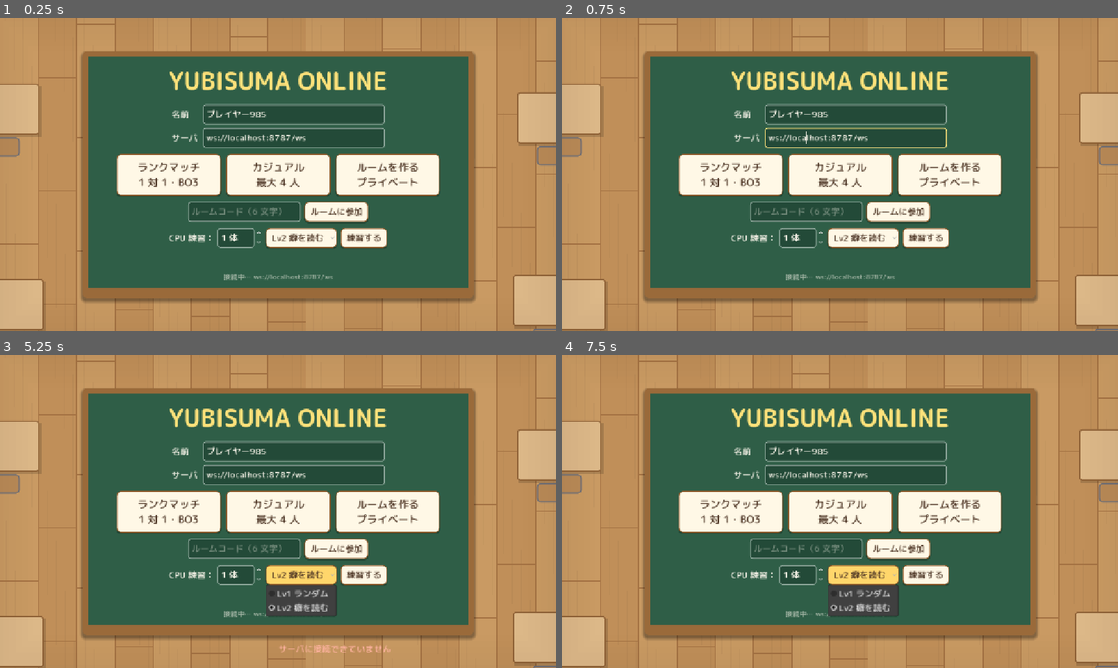
Above: before the commit, frames 1-4 (two rows, left to right).
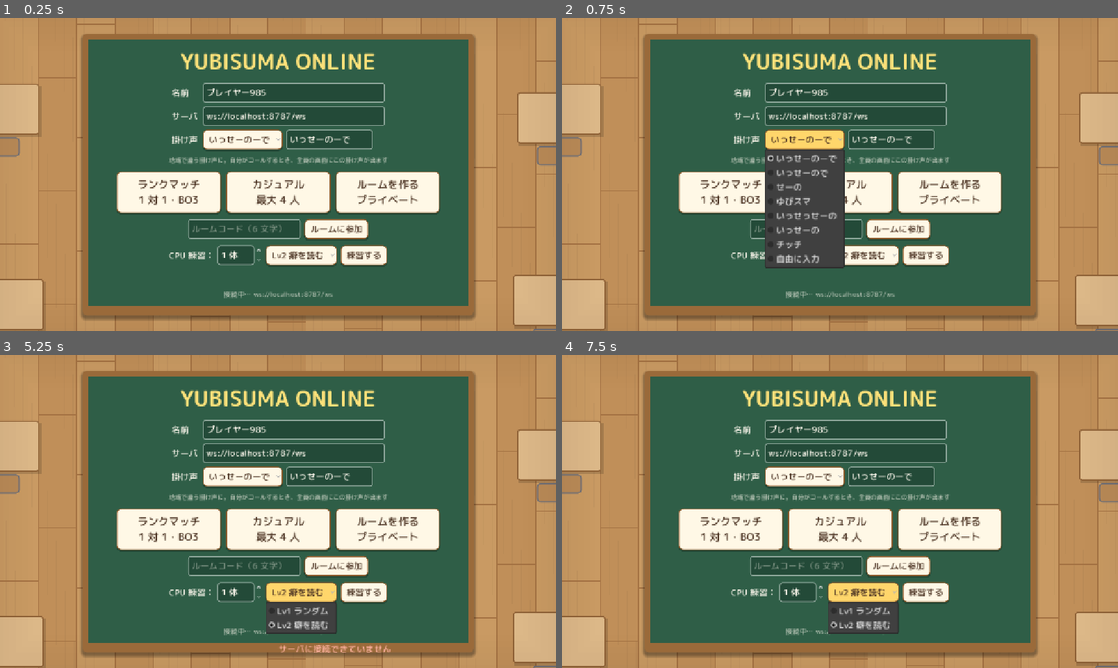
Above: after the commit, the same moments.

Repository: Teanyq/share_ai_reserch
Game: Godot game, scene res://scenes/main.tscn
The game is run twice, just before and just after one commit, with the same random seed, the same clock (stepped at 60 frames per second) and the same inputs.
Inputs (mouse positions are in pixels of both pictures, inside the frame that each line leads up to):
- Up to frame 1 (0.25 s): no input
- Up to frame 2 (0.75 s): click (806, 140) at 0.5 s, where only the run after the commit has a clickable "いっせーのーで"
- Up to frame 3 (5.25 s): click "練習する" at 1.25 s; click "ランクマッチ 1 対 1・BO3" at 2 s; click "カジュアル 最大 4 人" at 2.75 s; click "ルームを作る プライベート" at 3.5 s; click "ルームに参加" at 4.25 s; click "Lv2 癖を読む" at 5 s
- Up to frame 4 (7.5 s): tap Enter at 5.75, 5.85, 7.25 s; hold D 5.78-6.53 s; tap Space at 6.02, 6.5, 6.77 s; hold A 6.53-7.28 s; tap Keypad Enter at 6.6 s; hold D from 7.28 s (still down); tap 0 at 7.35 s

The runs differ from the first frame. In frame 1, 28% of the frame differs, in the area x 14-86%, y 5-97%; in frame 2, 31%; in frame 3, 29%; in frame 4, 29%.

Commit message:
掛け声の演出と個人設定、親指の太さを調整
- 公開時に掛け声を 1 文字ずつ表示、こぶしを上下に振り、数字がドン！と出てから手を開く演出
- 掛け声はプレイヤーごとの設定（プリセット＋自由入力、12 文字まで）。コールした人の掛け声が全員に出る
- CPU は掛け声をランダムに持つ。ロビーに各自の掛け声を表示
- 親指の幅を中間（19px）に
- 公開中の黒板・名札のコール表示を「今回コールした人」に合わせる

Co-Authored-By: Claude Opus 5.5 <noreply@anthropic.com>
Claude-Session: https://claude.ai/code/session_01MNknjFmWwA96ricZXoD5dg

Diff:
--- a/yubisuma/client/scripts/hand_view.gd
+++ b/yubisuma/client/scripts/hand_view.gd
@@ -24,10 +24,18 @@
 		queue_redraw()
 
 var _twitch := 0.0
+var _pump := 0.0
+var _pump_len := 1.0
 
 
 func _ready() -> void:
 	mouse_filter = Control.MOUSE_FILTER_IGNORE
+
+
+## 掛け声に合わせてこぶしを上下に振る
+func pump(sec: float) -> void:
+	_pump = sec
+	_pump_len = sec
 
 
 ## 相手が入力を変えた瞬間の「ピクッ」演出（値は分からない）
@@ -38,6 +46,9 @@
 func _process(delta: float) -> void:
 	if _twitch > 0.0:
 		_twitch = maxf(0.0, _twitch - delta * 5.0)
+		queue_redraw()
+	if _pump > 0.0:
+		_pump = maxf(0.0, _pump - delta)
 		queue_redraw()
 
 
@@ -53,9 +64,11 @@
 	var x0 := (w - total_w) / 2
 	var y0 := h - fist.y - 44
 	var shake := sin(_twitch * 40.0) * 4.0 * _twitch
+	# 上下に 3 回振る（最後はぴたっと止まる）
+	var bob := -absf(sin((_pump_len - _pump) / _pump_len * PI * 3.0)) * 12.0 if _pump > 0.0 else 0.0
 	for i in hands:
 		var up := thumbs_up >= 0 and i < thumbs_up
-		var pos := Vector2(x0 + i * (fist.x + gap) + shake, y0)
+		var pos := Vector2(x0 + i * (fist.x + gap) + shake, y0 + bob)
 		_draw_arm(pos, fist, h)
 		_draw_fist(pos, fist, up, i == 0 and hands == 2)
 	if thumbs_up < 0:
@@ -85,15 +98,15 @@
 		var x := pos.x + fist.x * k / 4.0
 		draw_line(Vector2(x, pos.y + fist.y - 22), Vector2(x, pos.y + fist.y - 8), SKIN_SHADE.darkened(0.1), 2.0)
 	# 親指はこぶしの内側（左手なら右端、右手なら左端）
-	var thumb := Vector2(14, 42)
-	var tx := pos.x + fist.x - thumb.x - 8 if inner_right else pos.x + 8
+	var thumb := Vector2(19, 44)
+	var tx := pos.x + fist.x - thumb.x - 6 if inner_right else pos.x + 6
 	if thumb_up:
-		var r := Rect2(tx, pos.y - thumb.y + 14, thumb.x, thumb.y)
-		_draw_round_rect(r, 7.0, SKIN)
-		_draw_round_rect(Rect2(r.position.x + 3, r.position.y + 3, thumb.x - 6, 8), 3.0, Color("fff1e4"), false)
+		var r := Rect2(tx, pos.y - thumb.y + 15, thumb.x, thumb.y)
+		_draw_round_rect(r, 9.0, SKIN)
+		_draw_round_rect(Rect2(r.position.x + 4, r.position.y + 3, thumb.x - 8, 10), 4.0, Color("fff1e4"), false)
 	else:
-		# 下げた親指はこぶしの上に細く横たわる
-		_draw_round_rect(Rect2(pos.x + 10, pos.y + 8, fist.x - 20, 10), 5.0, SKIN_SHADE)
+		# 下げた親指はこぶしの上に横たわる
+		_draw_round_rect(Rect2(pos.x + 8, pos.y + 7, fist.x - 16, 13), 6.0, SKIN_SHADE)
 
 
 func _draw_round_rect(r: Rect2, radius: float, color: Color, outline := true) -> void:
--- a/yubisuma/client/scripts/main.gd
+++ b/yubisuma/client/scripts/main.gd
@@ -12,6 +12,9 @@
 const CHALK := Color("f4f1e6")
 const CHALK_YELLOW := Color("ffe27a")
 const INK := Color("4a3222")
+const DEFAULT_CHANT := "いっせーのーで"
+## 地域でいろいろある掛け声。自由入力もできる
+const CHANT_PRESETS := ["いっせーのーで", "いっせーので", "せーの", "ゆびスマ", "いっせっせーの", "いっせーの", "チッチ"]
 const MODE_NAMES := {"private": "プライベート", "casual": "カジュアル", "ranked": "ランク", "practice": "CPU練習"}
 
 var net: Net
@@ -53,6 +56,8 @@
 var profile_label: Label
 var cpu_level: OptionButton
 var cpu_count: SpinBox
+var chant_option: OptionButton
+var chant_edit: LineEdit
 
 # マッチング待ち
 var queue_label: Label
@@ -86,6 +91,11 @@
 var result_panel: PanelContainer
 var result_label: Label
 var again_btn: Button
+var chant_overlay: Control
+var chant_label: Label
+var num_label: Label
+var reveal_tween: Tween
+var reveal_hold_until := 0  # この時刻までは手を見せない（掛け声の演出中）
 var toast_label: Label
 var toast_until := 0
 
@@ -153,7 +163,7 @@
 		saved_token = ""  # 自動プレイ・ゲストは毎回別プレイヤー扱い
 	status_label.text = "接続中… " + server_edit.text
 	net.stop()
-	net.start(server_edit.text, name_edit.text, saved_token)
+	net.start(server_edit.text, name_edit.text, saved_token, _my_chant())
 
 
 ## 名前やサーバが変わっていたら繋ぎ直してから送る
@@ -259,6 +269,10 @@
 		my_right_up = up >= 2
 	if you.get("call") != null:
 		my_call = int(you.get("call"))
+	if type == "round.reveal":
+		_play_reveal_anim()
+	elif phase != "reveal":
+		_stop_reveal_anim()
 	_render_game()
 	_play_sounds(type)
 	if autoplay != "":
@@ -269,11 +283,6 @@
 	match type:
 		"round.announce":
 			sfx.play("announce")
-		"round.reveal":
-			sfx.play("reveal")
-			var reveal = state.get("lastReveal")
-			if reveal is Dictionary:
-				sfx.play_later("hit" if reveal.get("hit") else "miss", 0.45)
 		"game.end", "match.end":
 			var gp: Array = state.get("gamePlacements", [])
 			if type == "match.end" and state.get("match") is Dictionary:
@@ -296,7 +305,7 @@
 	for p in state.get("players", []):
 		var row := HBoxContainer.new()
 		var host_mark := "（ホスト）" if str(p.get("id")) == str(state.get("hostId")) else ""
-		row.add_child(_label("・%s%s" % [p.get("name"), host_mark], 22))
+		row.add_child(_label("・%s%s「%s」" % [p.get("name"), host_mark, p.get("chant", DEFAULT_CHANT)], 22))
 		if is_host and p.get("isCpu"):
 			var pid := str(p.get("id"))
 			row.add_child(_button("外す", func(): _send_action({"type": "room.removeCpu", "id": pid})))
@@ -319,8 +328,9 @@
 	var s := state
 	var phase := str(s.get("phase"))
 	var players: Array = s.get("players", [])
-	var caller_id := str(s.get("callerId"))
 	var reveal = s.get("lastReveal")
+	# 公開中は「今回コールした人」を基準にする（サーバの callerId は次の人に進んでいる）
+	var caller_id := str(reveal.get("callerId")) if phase == "reveal" and reveal is Dictionary else str(s.get("callerId"))
 	var me := _player(my_id)
 
 	# 上部バー
@@ -336,7 +346,8 @@
 	if ids != table_ids:
 		table_ids = ids
 		table.setup(ids, my_id)
-	var show_reveal := phase in ["reveal", "gameEnd", "matchEnd"] and reveal is Dictionary
+	var holding := Time.get_ticks_msec() < reveal_hold_until
+	var show_reveal := phase in ["reveal", "gameEnd", "matchEnd"] and reveal is Dictionary and not holding
 	var calling := phase in ["announce", "input", "reveal"]
 	for p in players:
 		var id := str(p.get("id"))
@@ -373,7 +384,10 @@
 			table.center_small = "%s のコール" % ("あなた" if caller_id == my_id else _name_of(caller_id))
 			table.center_big = str(maxi(my_call, 0)) if caller_id == my_id else "？"
 		"reveal":
-			if reveal is Dictionary:
+			if holding or chant_overlay.visible:
+				table.center_small = ""
+				table.center_big = ""
+			elif reveal is Dictionary:
 				table.center_small = "合計 %d … %s" % [int(reveal.get("total", 0)), "あたり！" if reveal.get("hit") else "はずれ"]
 				table.center_big = str(int(reveal.get("call"))) if reveal.get("call") != null else "―"
 		_:
@@ -394,7 +408,7 @@
 			else:
 				phase_label.text = "%s のコール … 指を決めて「決定」！" % caller_name
 		"reveal":
-			phase_label.text = _reveal_text(reveal)
+			phase_label.text = "%s …" % _chant_of(caller_id) if holding else _reveal_text(reveal)
 		"gameEnd":
 			var gp: Array = s.get("gamePlacements", [])
 			phase_label.text = "ゲーム %d 終了：%s の勝ち抜け！" % [int(s.get("gameNo", 1)), _name_of(str(gp[0])) if gp.size() > 0 else "?"]
@@ -450,7 +464,7 @@
 	var total := int(reveal.get("total", 0))
 	if reveal.get("call") == null:
 		return "%s はコールできず… 合計 %d" % [caller, total]
-	var head := "いっせーので、%d！ → 合計 %d" % [int(reveal.get("call")), total]
+	var head := "%s、%d！ → 合計 %d" % [_chant_of(str(reveal.get("callerId"))), int(reveal.get("call")), total]
 	if reveal.get("hit"):
 		var fin: Array = reveal.get("finished", [])
 		return "%s  的中！ %s%s" % [head, caller, " 勝ち抜け！" if fin.size() > 0 else " の手が減った"]
@@ -528,6 +542,83 @@
 	net.send({"type": "input.ready", "roundId": int(state.get("roundId"))})
 	sfx.play("ready")
 	_render_game()
+
+
+func _my_chant() -> String:
+	var t := chant_edit.text.strip_edges() if chant_edit != null else ""
+	return t if t != "" else DEFAULT_CHANT
+
+
+func _save_chant() -> void:
+	var chant := _my_chant()
+	chant_edit.text = chant
+	var idx := CHANT_PRESETS.find(chant)
+	chant_option.select(idx if idx >= 0 else CHANT_PRESETS.size())
+	if cfg.get_value("player", "chant", "") == chant and net.player_chant == chant:
+		return
+	cfg.set_value("player", "chant", chant)
+	cfg.save(SETTINGS_PATH)
+	net.player_chant = chant
+	if net.is_open():
+		net.send({"type": "profile.update", "chant": chant})
+	_toast("掛け声を「%s」にしました" % chant)
+
+
+func _chant_of(id: String) -> String:
+	var c := str(_player(id).get("chant", ""))
+	return c if c != "" else DEFAULT_CHANT
+
+
+## 公開の演出：コーラーの掛け声を 1 文字ずつ → こぶしを振る → 数字がドン！ → 手を開く → 当たり/はずれ
+func _play_reveal_anim() -> void:
+	_stop_reveal_anim()
+	var reveal = state.get("lastReveal")
+	if not reveal is Dictionary:
+		return
+	var chant := _chant_of(str(reveal.get("callerId")))
+	var n := chant.length()
+	var step := clampf(0.75 / maxf(n, 1), 0.06, 0.12)
+	var chant_time := step * n + 0.1
+	reveal_hold_until = Time.get_ticks_msec() + int(chant_time * 1000)
+	for seat in table.seats.values():
+		seat.hand.pump(chant_time)
+	chant_overlay.visible = true
+	chant_overlay.modulate = Color.WHITE
+	chant_label.text = ""
+	num_label.text = ""
+	var call_text := "%d！" % int(reveal.get("call")) if reveal.get("call") != null else "…"
+	var hit := bool(reveal.get("hit"))
+	reveal_tween = create_tween()
+	for i in n:
+		var k := i
+		reveal_tween.tween_callback(func():
+			chant_label.text = chant.substr(0, k + 1)
+			sfx.play("blip%d" % mini(k, 5)))
+		reveal_tween.tween_interval(step)
+	reveal_tween.tween_interval(0.1)
+	reveal_tween.tween_callback(func():
+		chant_label.text = chant + "、"
+		num_label.text = call_text
+		num_label.pivot_offset = num_label.size / 2
+		num_label.scale = Vector2(2.4, 2.4)
+		sfx.play("shout")
+		_render_game())
+	reveal_tween.tween_property(num_label, "scale", Vector2.ONE, 0.2).set_trans(Tween.TRANS_BACK).set_ease(Tween.EASE_OUT)
+	reveal_tween.tween_interval(0.35)
+	reveal_tween.tween_callback(func(): sfx.play("hit" if hit else "miss"))
+	reveal_tween.tween_interval(0.8)
+	reveal_tween.tween_property(chant_overlay, "modulate:a", 0.0, 0.25)
+	reveal_tween.tween_callback(func():
+		chant_overlay.visible = false
+		_render_game())
+
+
+func _stop_reveal_anim() -> void:
+	if reveal_tween != null and reveal_tween.is_valid():
+		reveal_tween.kill()
+	reveal_hold_until = 0
+	if chant_overlay != null:
+		chant_overlay.visible = false
 
 
 func _toggle_sound() -> void:
@@ -612,8 +703,10 @@
 		_press_ready()
 		get_tree().create_timer(1.8).timeout.connect(func(): _shot("input"))
 		return
-	if type == "round.reveal" and int(state.get("round", 0)) >= 3:
-		_shot("reveal")
+	if type == "round.reveal" and int(state.get("round", 0)) >= 3 and not shots_taken.has("reveal_sched"):
+		shots_taken["reveal_sched"] = true
+		get_tree().create_timer(0.3).timeout.connect(func(): _shot("chant"))
+		get_tree().create_timer(1.3).timeout.connect(func(): _shot("reveal"))
 	if type == "match.end":
 		await _shot("result")
 	if type == "round.input":
@@ -629,7 +722,7 @@
 		if randf() < 0.1:
 			net.send({"type": "emote", "id": randi_range(0, EMOTES.size() - 1)})
 	elif type == "round.reveal":
-		print("AUTOPLAY_ROUND ", phase_label.text)
+		print("AUTOPLAY_ROUND ", _reveal_text(state.get("lastReveal")))
 	elif type == "match.end":
 		print("AUTOPLAY_RESULT ", result_label.text.replace("\n", " / "))
 		get_tree().quit(0)
@@ -651,7 +744,7 @@
 func _build_title() -> void:
 	title_screen = _screen()
 	var box := _board(title_screen, 14)
-	var title := _label("YUBISUMA ONLINE", 56)
+	var title := _label("YUBISUMA ONLINE", 50)
 	title.horizontal_alignment = HORIZONTAL_ALIGNMENT_CENTER
 	title.add_theme_color_override("font_color", CHALK_YELLOW)
 	box.add_child(title)
@@ -671,7 +764,34 @@
 	form.add_child(name_edit)
 	form.add_child(_label("サーバ"))
 	form.add_child(server_edit)
+	form.add_child(_label("掛け声"))
+	var chant_row := _hbox(8)
+	chant_option = OptionButton.new()
+	for i in CHANT_PRESETS.size():
+		chant_option.add_item(CHANT_PRESETS[i], i)
+	chant_option.add_item("自由に入力", CHANT_PRESETS.size())
+	chant_edit = LineEdit.new()
+	chant_edit.max_length = 12
+	chant_edit.custom_minimum_size.x = 200
+	chant_edit.text = cfg.get_value("player", "chant", DEFAULT_CHANT)
+	var idx := CHANT_PRESETS.find(chant_edit.text)
+	chant_option.select(idx if idx >= 0 else CHANT_PRESETS.size())
+	chant_option.item_selected.connect(func(i: int):
+		if i < CHANT_PRESETS.size():
+			chant_edit.text = CHANT_PRESETS[i]
+			_save_chant()
+		else:
+			chant_edit.grab_focus())
+	chant_edit.text_submitted.connect(func(_t): _save_chant())
+	chant_edit.focus_exited.connect(_save_chant)
+	chant_row.add_child(chant_option)
+	chant_row.add_child(chant_edit)
+	form.add_child(chant_row)
 	box.add_child(form)
+	var chant_hint := _label("地域で違う掛け声に。自分がコールするとき、全員の画面にこの掛け声が出ます", 14)
+	chant_hint.horizontal_alignment = HORIZONTAL_ALIGNMENT_CENTER
+	chant_hint.modulate = Color(1, 1, 1, 0.7)
+	box.add_child(chant_hint)
 
 	var modes := _hbox(12)
 	modes.alignment = BoxContainer.ALIGNMENT_CENTER
@@ -804,6 +924,30 @@
 	table.offset_top = 168
 	table.offset_bottom = -122
 	game_screen.add_child(table)
+
+	# 掛け声の演出（机の上に大きく出す）
+	chant_overlay = CenterContainer.new()
+	chant_overlay.set_anchors_preset(Control.PRESET_FULL_RECT)
+	chant_overlay.offset_top = 168
+	chant_overlay.offset_bottom = -122
+	chant_overlay.mouse_filter = Control.MOUSE_FILTER_IGNORE
+	chant_overlay.visible = false
+	var chant_box := _vbox(0)
+	chant_box.alignment = BoxContainer.ALIGNMENT_CENTER
+	chant_overlay.add_child(chant_box)
+	chant_label = _label("", 60)
+	chant_label.horizontal_alignment = HORIZONTAL_ALIGNMENT_CENTER
+	chant_label.add_theme_color_override("font_color", Color.WHITE)
+	chant_label.add_theme_color_override("font_outline_color", Color("5a3418"))
+	chant_label.add_theme_constant_override("outline_size", 16)
+	chant_box.add_child(chant_label)
+	num_label = _label("", 110)
+	num_label.horizontal_alignment = HORIZONTAL_ALIGNMENT_CENTER
+	num_label.add_theme_color_override("font_color", Color("ff5645"))
+	num_label.add_theme_color_override("font_outline_color", Color.WHITE)
+	num_label.add_theme_constant_override("outline_size", 22)
+	chant_box.add_child(num_label)
+	game_screen.add_child(chant_overlay)
 
 	# 黒板（進行・タイマー）
 	var board := PanelContainer.new()
--- a/yubisuma/client/scripts/net.gd
+++ b/yubisuma/client/scripts/net.gd
@@ -10,6 +10,7 @@
 
 var url := ""
 var player_name := ""
+var player_chant := ""
 var token := ""
 
 var _ws := WebSocketPeer.new()
@@ -18,9 +19,10 @@
 var _active := false
 
 
-func start(server_url: String, name: String, saved_token: String) -> void:
+func start(server_url: String, name: String, saved_token: String, chant := "") -> void:
 	url = server_url
 	player_name = name
+	player_chant = chant
 	token = saved_token
 	_active = true
 	_open()
@@ -61,7 +63,7 @@
 	if state == WebSocketPeer.STATE_OPEN:
 		if not _was_open:
 			_was_open = true
-			send({"type": "hello", "name": player_name, "token": token})
+			send({"type": "hello", "name": player_name, "token": token, "chant": player_chant})
 			connected.emit()
 		while _ws.get_available_packet_count() > 0:
 			var text := _ws.get_packet().get_string_from_utf8()
--- a/yubisuma/client/scripts/sfx.gd
+++ b/yubisuma/client/scripts/sfx.gd
@@ -28,7 +28,12 @@
 		"miss": _make([[330.0, 0.12], [247.0, 0.22]], 0.26, true),
 		"win": _make([[523.0, 0.1], [659.0, 0.1], [784.0, 0.1], [1047.0, 0.14], [784.0, 0.08], [1047.0, 0.32]], 0.26, true),
 		"emote": _make([[1200.0, 0.03], [1600.0, 0.04]], 0.2, false),
+		"shout": _make([[392.0, 0.06], [523.0, 0.06], [784.0, 0.22]], 0.3, true),
 	}
+	# 掛け声の 1 文字ごとの「ピッ」（だんだん高く）
+	var pitches := [523.0, 587.0, 659.0, 698.0, 784.0, 880.0]
+	for i in pitches.size():
+		_streams["blip%d" % i] = _make([[pitches[i], 0.05]], 0.22, false)
 
 
 func play(sound: String) -> void:
Not shown, changed: yubisuma/README.md
Not shown, changed: yubisuma/docs/01_game_rules.md
Not shown, changed: yubisuma/server/public/index.html
Not shown, changed: yubisuma/server/public/index.js.gz
Not shown, changed: yubisuma/server/public/index.pck
Not shown, changed: yubisuma/server/public/index.wasm.gz
Not shown, changed: yubisuma/server/src/hub.ts
Not shown, changed: yubisuma/server/src/room.ts
Not shown, changed: yubisuma/server/test/integration.test.ts
